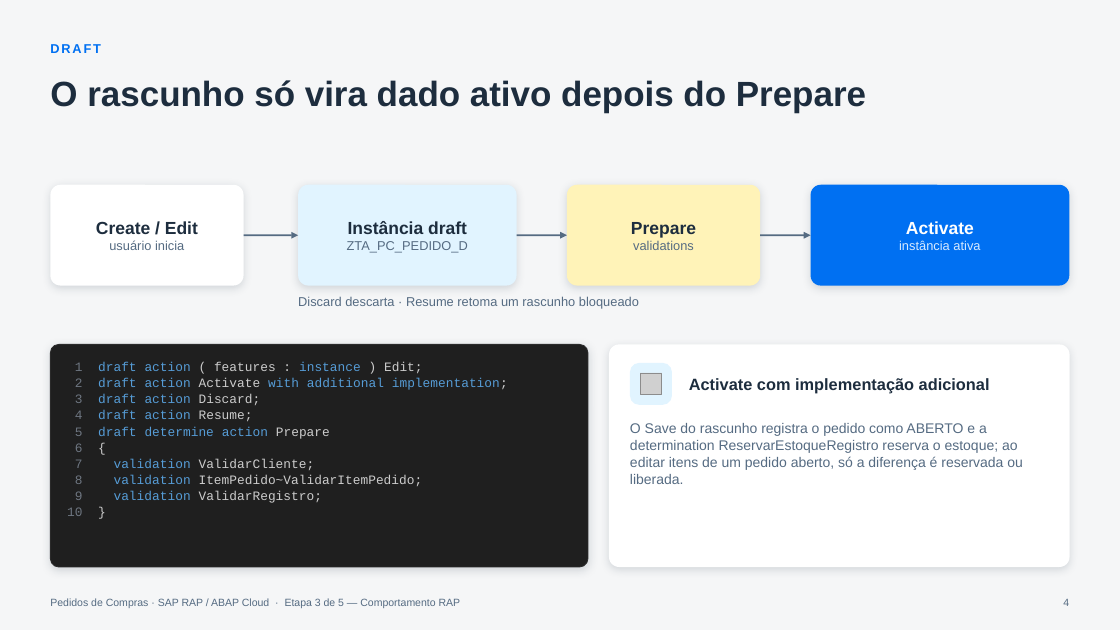
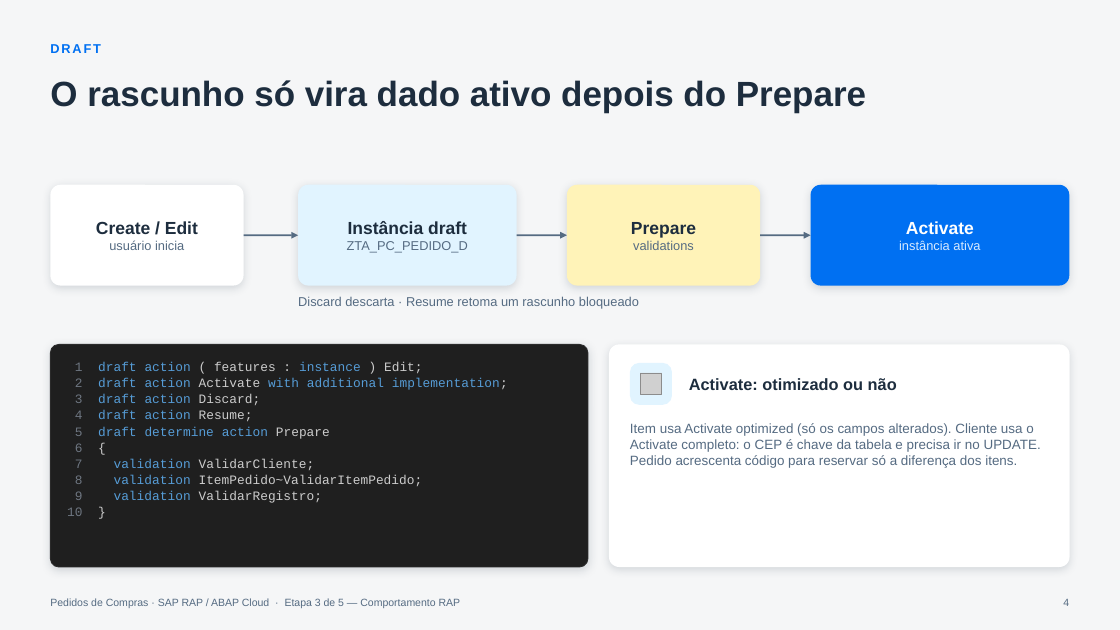
Before and after one commit to AdrianoBispo/sap-abap-rap-pedidos-de-compras-app, a slide deck: slide 4 of docs/apresentacoes/03-comportamento-rap.pptx. Drawn at 1120x630 pixels with LibreOffice and Linux fonts; fonts in the diff are those of the drawing; grey boxes stand for pictures. Boxes give left, top, right and bottom in pixels: in the first picture for what was removed or moved away, otherwise in the second. Text is boxed around its words. In the diff, an @@ line names an element or a change of style, - is before the commit and + after.

```diff
--- a/docs/apresentacoes/03-comportamento-rap.pptx
+++ b/docs/apresentacoes/03-comportamento-rap.pptx
@@ text at bbox=[689, 378, 897, 390]: text changed @@
-Activate com implementação adicional
+Activate: otimizado ou não
@@ text at bbox=[630, 423, 1041, 468]: text changed; size 12 to 11.5 pt @@
-O Save do rascunho registra o pedido como ABERTO e a determination ReservarEstoqueRegistro reserva o estoque; ao editar itens de um pedido aberto, só a diferença é reservada ou liberada.
+Item usa Activate optimized (só os campos alterados). Cliente usa o Activate completo: o CEP é chave da tabela e precisa ir no UPDATE. Pedido acrescenta código para reservar só a diferença dos itens.
```
Also in this commit, not shown: 10 other slides changed, 27 slides added, 1 slide removed.
